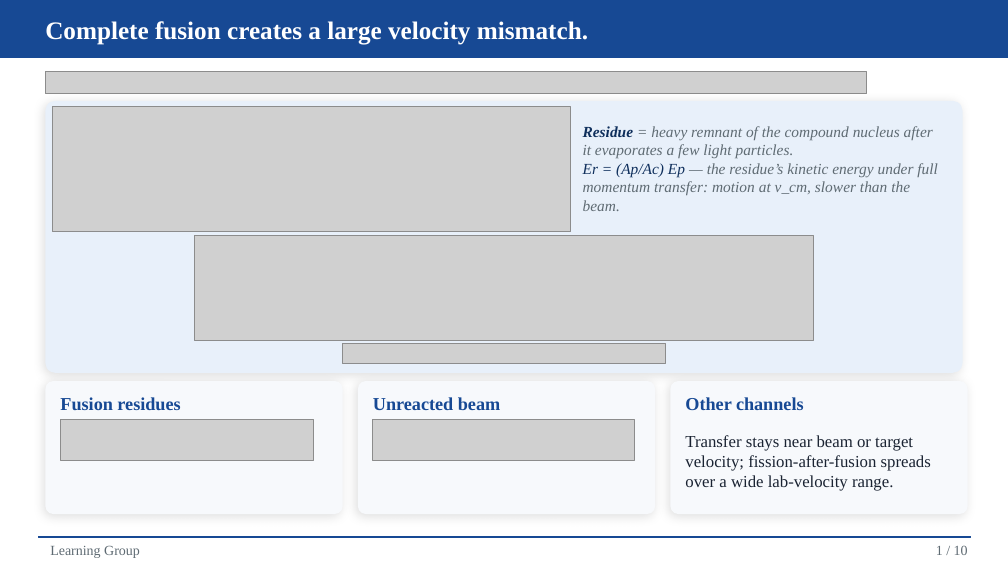
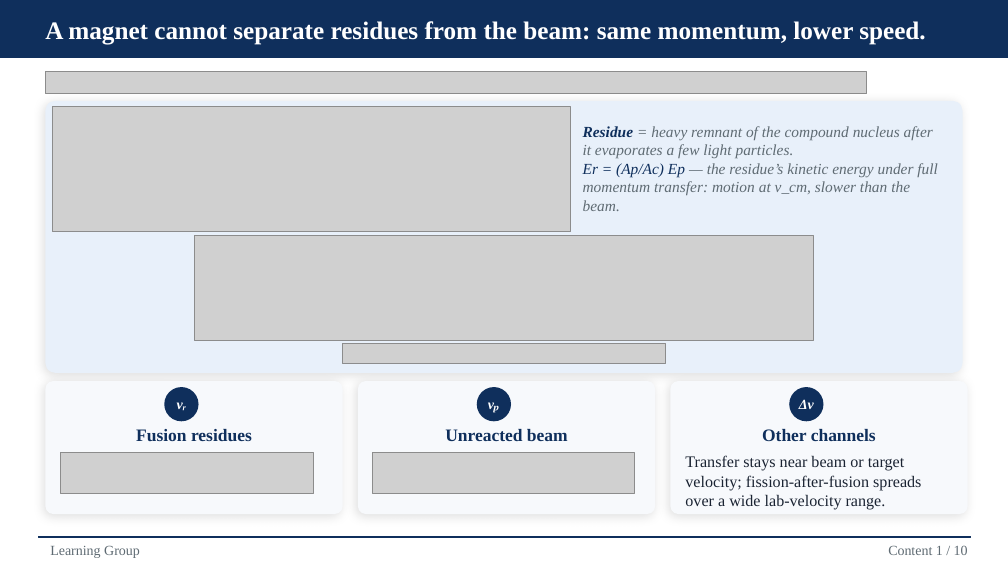
Before and after one commit to Edfghdrtxxx/OrbitOS, a slide deck: slide 5 of 70_Presentations/717_Learning Group-20260916/Velocity Filters Human.pptx (slide 4 before the commit). Drawn at 1008x567 pixels with LibreOffice and Linux fonts; fonts in the diff are those of the drawing; grey boxes stand for pictures. Boxes give left, top, right and bottom in pixels: in the first picture for what was removed or moved away, otherwise in the second. Text is boxed around its words. In the diff, an @@ line names an element or a change of style, - is before the commit and + after.

```diff
--- a/70_Presentations/717_Learning Group-20260916/Velocity Filters Human.pptx
+++ b/70_Presentations/717_Learning Group-20260916/Velocity Filters Human.pptx
@@ rectangle at [0,0,1008,57]: fill #174994 to #0F2F5C; outline #174994 1 pt to #0F2F5C 1 pt @@
@@ text at [45,21,925,45]: text changed @@
-Complete fusion creates a large velocity mismatch.
+A magnet cannot separate residues from the beam: same momentum, lower speed.
@@ ellipse added at [164,387,199,421], fill #0F2F5C, 10 pt, text #FFFFFF, bold, italic @@
+vᵣ
@@ ellipse added at [477,387,511,421], fill #0F2F5C, 10 pt, text #FFFFFF, bold, italic @@
+vₚ
@@ ellipse added at [789,387,824,421], fill #0F2F5C, 10 pt, text #FFFFFF, bold, italic @@
+Δv
@@ text "Fusion residues": place and size @@
-text "Fusion residues" at [60,397,180,410]
+text "Fusion residues" at [136,429,252,441]
@@ text "Unreacted beam": place and size @@
-text "Unreacted beam" at [373,397,500,410]
+text "Unreacted beam" at [445,429,568,441]
@@ size 13 to 12.5 pt, text colour #174994 to #0F2F5C; alignment left to centre in 3 elements at [136,429,252,441], [445,429,568,441], [762,429,876,441] @@
@@ text "Other channels": place and size @@
-text "Other channels" at [685,397,804,410]
+text "Other channels" at [762,429,876,441]
@@ picture: place and size @@
-picture at [60,419,313,461]
+picture at [60,453,313,494]
@@ picture: place and size @@
-picture at [373,419,634,461]
+picture at [373,453,634,494]
@@ text "Transfer stays near beam or ...": place and size @@
-text "Transfer stays near beam or ..." at [685,435,931,491]
+text "Transfer stays near beam or ..." at [685,455,921,510]
@@ text "Transfer stays near beam or ..." at [685,455,921,510]: size 12 to 11.5 pt @@
@@ rectangle at [38,536,971,537]: fill #174994 to #0F2F5C; outline #174994 1 pt to #0F2F5C 1 pt @@
@@ text at [888,546,968,555]: text changed @@
-1 / 10
+Content 1 / 10
```
Also in this commit, not shown: 15 other slides changed, 2 slides added, 2 slides removed, 46 other files.
